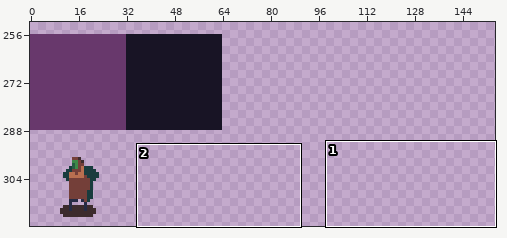
File history of a sprite sheet, src/assets/sprites.png. Above: a wide view before the commit, with the close-up outlined.
Close-up. First the earlier version:
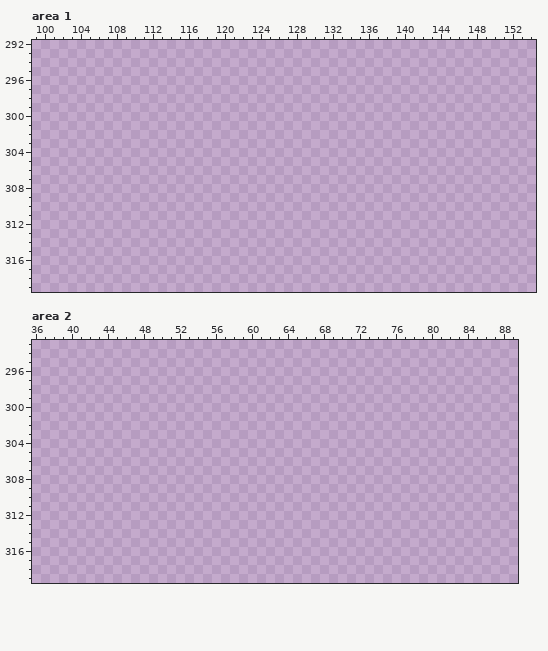
The file is 320x320 pixels. Colours within 5 levels of each other are drawn and written as one. Shown: area 1: x 99..154, y 292..319; area 2: x 36..89, y 293..319. The wide view leaves out empty margins.
New version:
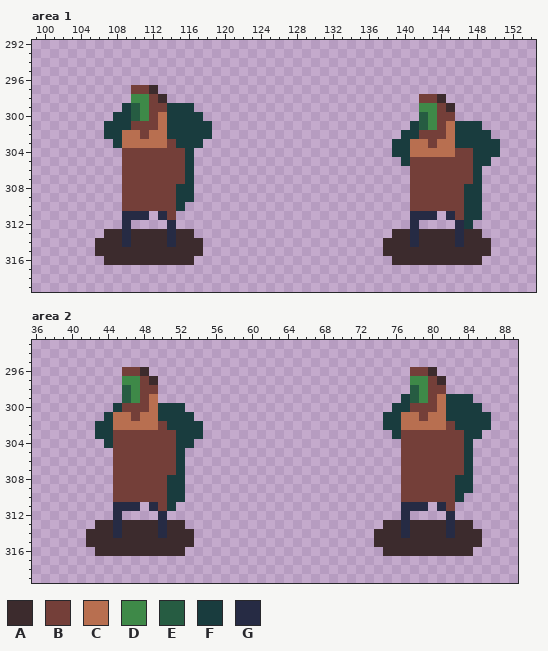
Palette (. is transparent): A #3c2b2d  B #743f39  C #b86f50  D #3e8948  E #265c42  F #193c3e  G #262b44
The author wrote: idle animation
What changed:
--- area 1
@@ x 99..154 @@
 296 ........................................................
-297 ........................................................
-298 ........................................................
-299 ........................................................
-300 ........................................................
-301 ........................................................
-302 ........................................................
-303 ........................................................
-304 ........................................................
-305 ........................................................
-306 ........................................................
-307 ........................................................
-308 ........................................................
-309 ........................................................
-310 ........................................................
-311 ........................................................
-312 ........................................................
-313 ........................................................
-314 ........................................................
-315 ........................................................
-316 ........................................................
+297 ...........BBA..........................................
+298 ...........DDBA............................BBA..........
+299 ..........FEDBBFFF.........................DDBA.........
+300 .........FFEDBCFFFF........................EDBB.........
+301 ........FFFBBBCFFFFF......................FEDBCFFF......
+302 ........FFCCBCCFFFFF.....................FFBBBCFFFF.....
+303 .........FCCCCCBFFF.....................FFCCBCCFFFFF....
+304 ..........BBBBBBBF......................FFCCCCCBBFFF....
+305 ..........BBBBBBBF.......................FBBBBBBBFF.....
+306 ..........BBBBBBBF........................BBBBBBBF......
+307 ..........BBBBBBBF........................BBBBBBBF......
+308 ..........BBBBBBFF........................BBBBBBFF......
+309 ..........BBBBBBFF........................BBBBBBFF......
+310 ..........BBBBBBF.........................BBBBBBFF......
+311 ..........GGG.GB..........................GGG.GBFF......
+312 ..........G....G..........................G....GF.......
+313 ........AAGAAAAGAA......................AAGAAAAGAA......
+314 .......AAAGAAAAGAAA....................AAAGAAAAGAAA.....
+315 .......AAAAAAAAAAAA....................AAAAAAAAAAAA.....
+316 ........AAAAAAAAAA......................AAAAAAAAAA......
 317 ........................................................
--- area 2
@@ x 36..89 @@
 295 ......................................................
-296 ......................................................
-297 ......................................................
-298 ......................................................
-299 ......................................................
-300 ......................................................
-301 ......................................................
-302 ......................................................
-303 ......................................................
-304 ......................................................
-305 ......................................................
-306 ......................................................
-307 ......................................................
-308 ......................................................
-309 ......................................................
-310 ......................................................
-311 ......................................................
-312 ......................................................
-313 ......................................................
-314 ......................................................
-315 ......................................................
-316 ......................................................
+296 ..........BBA.............................BBA.........
+297 ..........DDBA............................DDBA........
+298 ..........EDBB............................EDBB........
+299 ..........EDBC...........................FEDBCFFF.....
+300 .........FBBBCFFF.......................FFBBBCFFFF....
+301 ........FCCBCCFFFF.....................FFCCBCCFFFFF...
+302 .......FFCCCCCBFFFF....................FFCCCCCBFFFF...
+303 .......FFBBBBBBBFFF.....................FBBBBBBBFF....
+304 ........FBBBBBBBFF.......................BBBBBBBF.....
+305 .........BBBBBBBF........................BBBBBBBF.....
+306 .........BBBBBBBF........................BBBBBBBF.....
+307 .........BBBBBBBF........................BBBBBBBF.....
+308 .........BBBBBBFF........................BBBBBBFF.....
+309 .........BBBBBBFF........................BBBBBBFF.....
+310 .........BBBBBBFF........................BBBBBBF......
+311 .........GGG.GBF.........................GGG.GB.......
+312 .........G....G..........................G....G.......
+313 .......AAGAAAAGAA......................AAGAAAAGAA.....
+314 ......AAAGAAAAGAAA....................AAAGAAAAGAAA....
+315 ......AAAAAAAAAAAA....................AAAAAAAAAAAA....
+316 .......AAAAAAAAAA......................AAAAAAAAAA.....
 317 ......................................................
